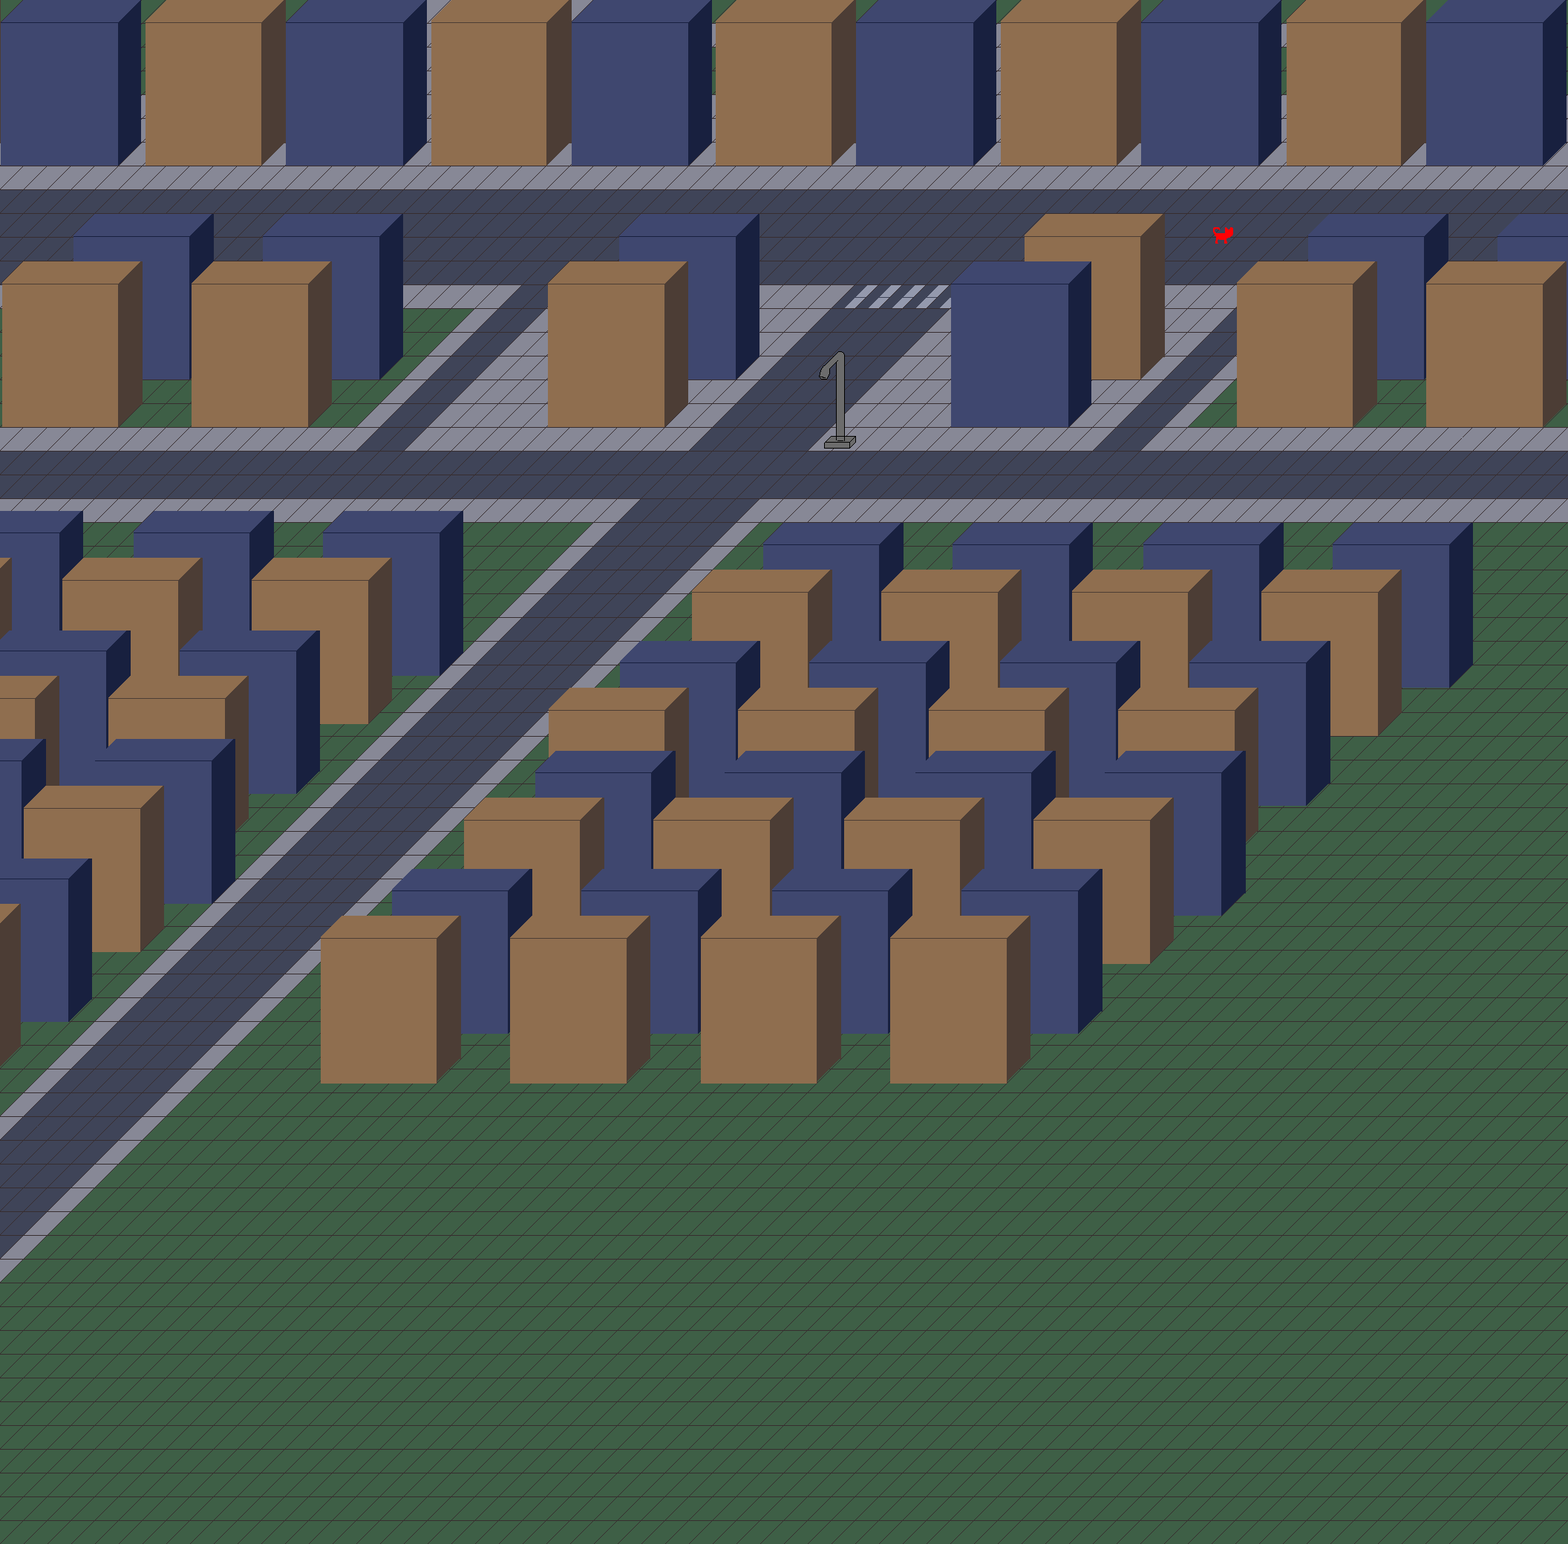
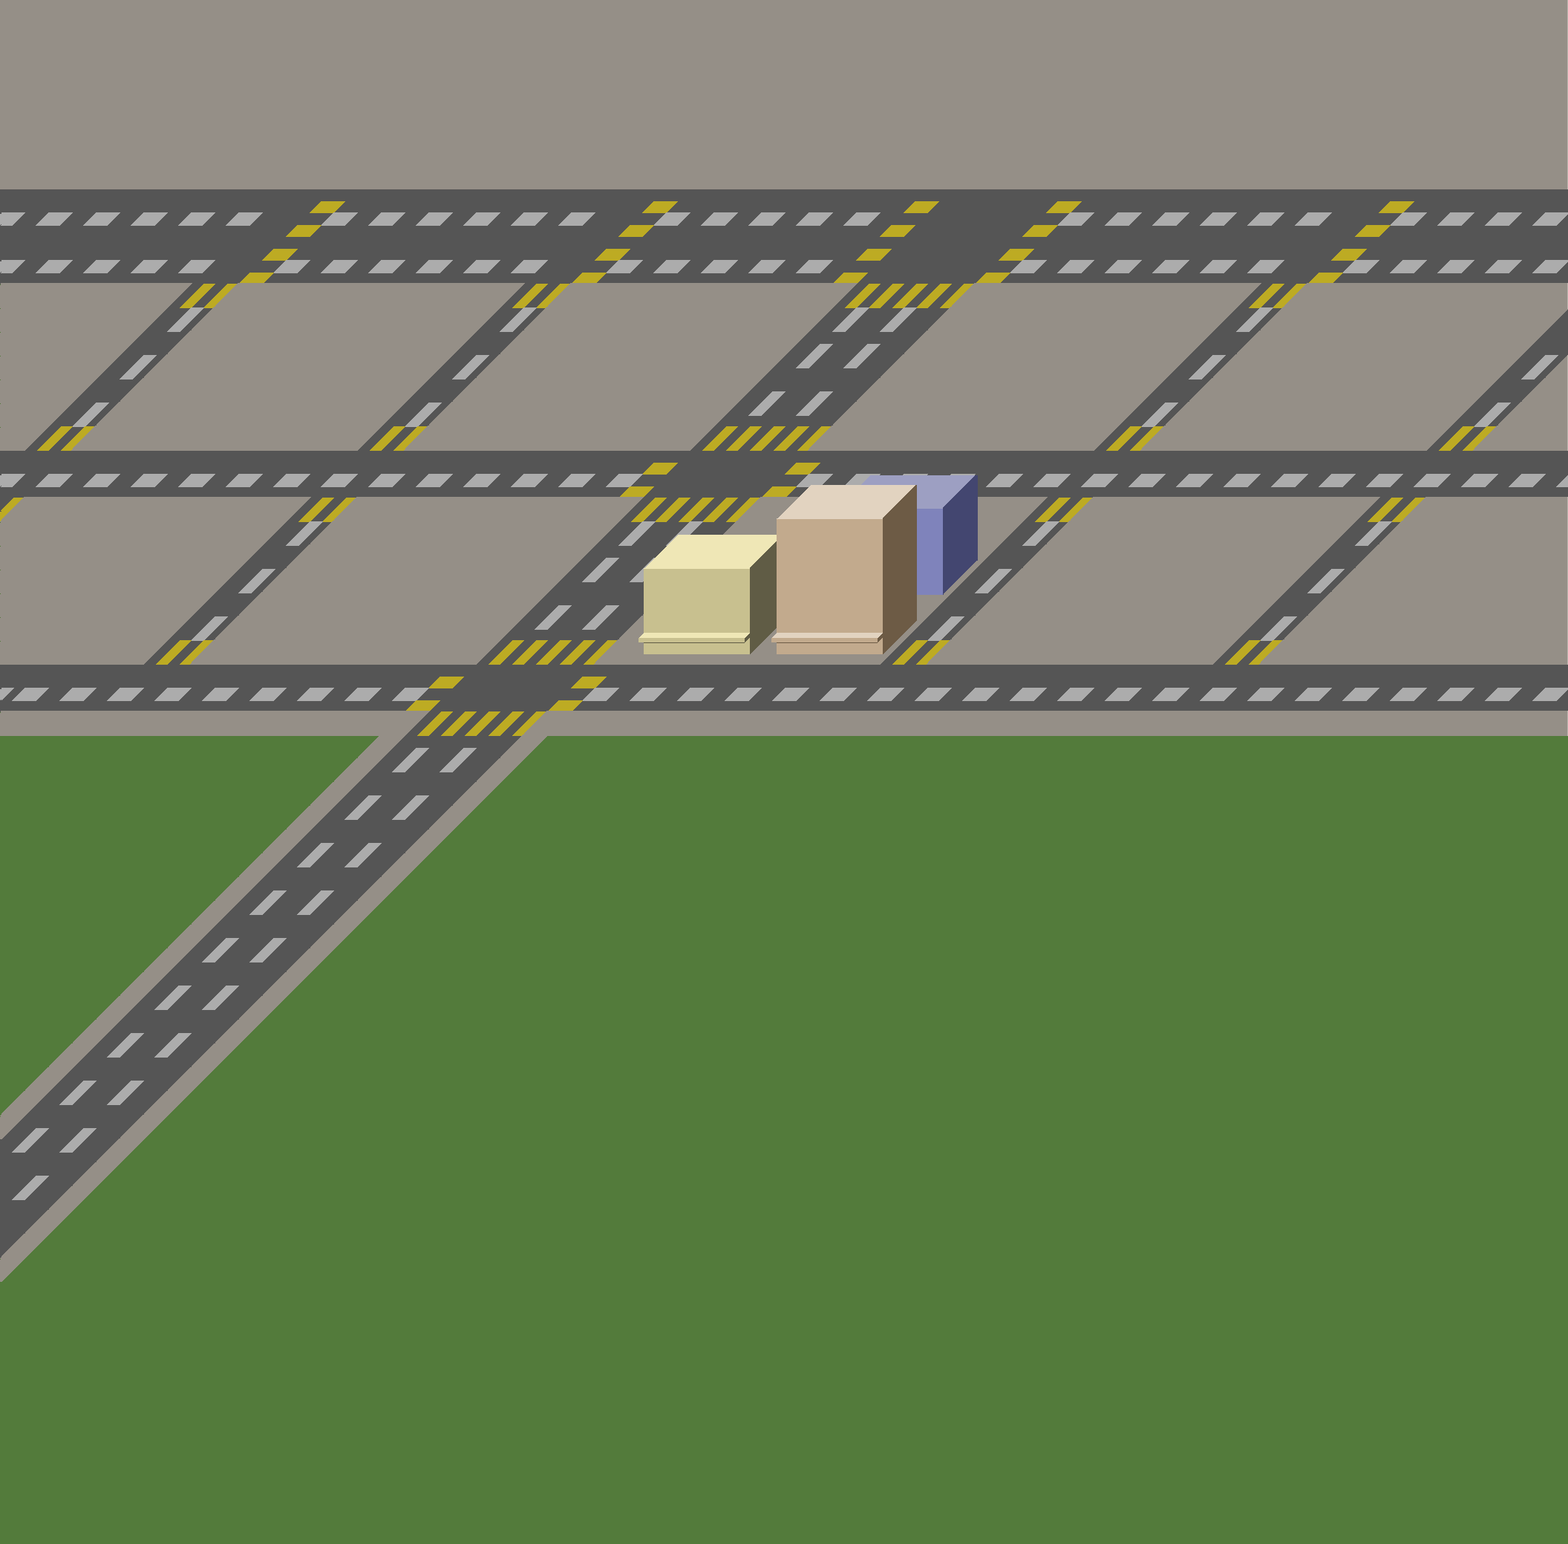
Comparing the layer stacks of the two 1568px x 1544px images. Changes:
removed layer "Capa 3" over left=818, top=227, right=1234, bottom=448
removed layer "Capa 2" (was 29%) over left=0, top=0, right=1568, bottom=1544
removed layer "Edificios" over left=0, top=0, right=1567, bottom=166
removed layer "Edificio Naranja" (1st of 5) over left=0, top=510, right=1473, bottom=1084
removed layer "Edificio Naranja" (2nd of 5) over left=1236, top=213, right=1568, bottom=427
removed layer "Edificio Naranja" (3rd of 5) over left=2, top=213, right=404, bottom=427
removed group "Edificio Naranja" (4th of 5) (2 layers) over left=547, top=261, right=689, bottom=427
removed layer "Sombra Edificio" (1st of 4, in "Edificio Naranja") from group "Edificio Naranja" over left=547, top=261, right=689, bottom=427
removed layer "Edificio" (1st of 4, in "Edificio Naranja") from group "Edificio Naranja" over left=547, top=261, right=689, bottom=427
removed group "Edificio Azul" (1st of 2) (2 layers) over left=619, top=213, right=760, bottom=380
removed layer "Sombra Edificio" (2nd of 4, in "Edificio Azul") from group "Edificio Azul" over left=619, top=213, right=760, bottom=380
removed layer "Edificio" (2nd of 4, in "Edificio Azul") from group "Edificio Azul" over left=619, top=213, right=760, bottom=380
removed group "Edificio Naranja" (5th of 5) (2 layers) over left=1024, top=213, right=1165, bottom=380
added group "Edificios 1" with 5 layers above "GRID 2" over left=638, top=475, right=1027, bottom=792
added layer "Capa 34" in group "Edificios 1" over left=771, top=484, right=917, bottom=655
removed layer "Pavimento" over left=0, top=190, right=1568, bottom=1258
painted on "Banqueta" (1st of 2) over left=0, top=0, right=1568, bottom=1282
painted on "CRUCES" over left=0, top=188, right=1568, bottom=1258
hid "GRID" over left=0, top=0, right=1568, bottom=1544
…and 8 more changes (2 added, 6 removed)